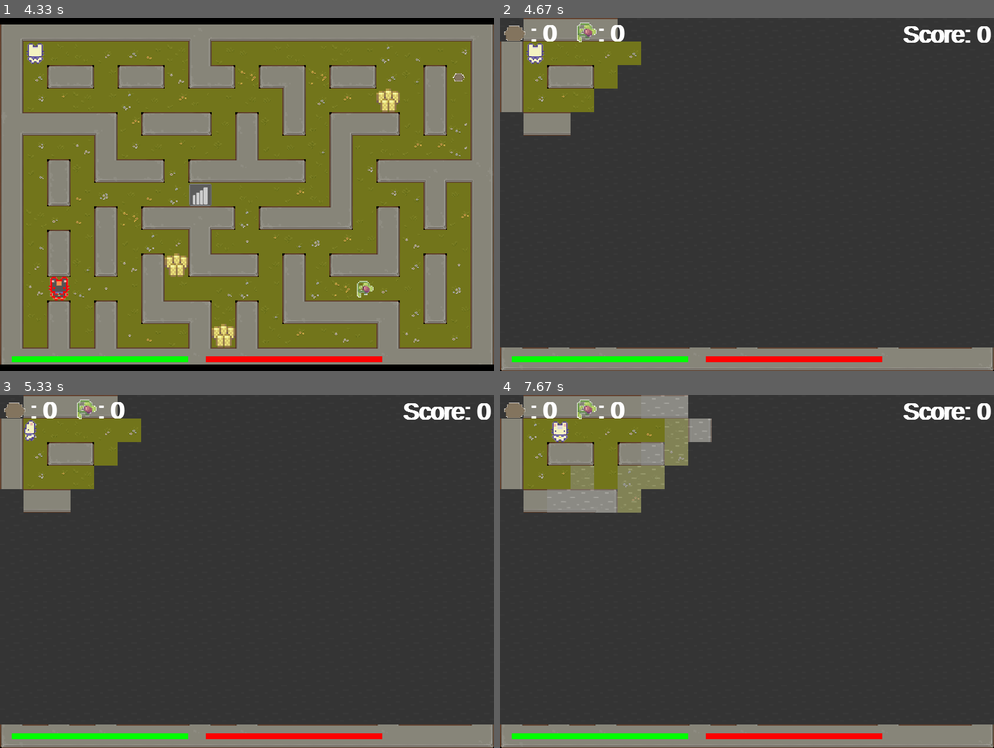
Above: before the commit, frames 1-4 (two rows, left to right).
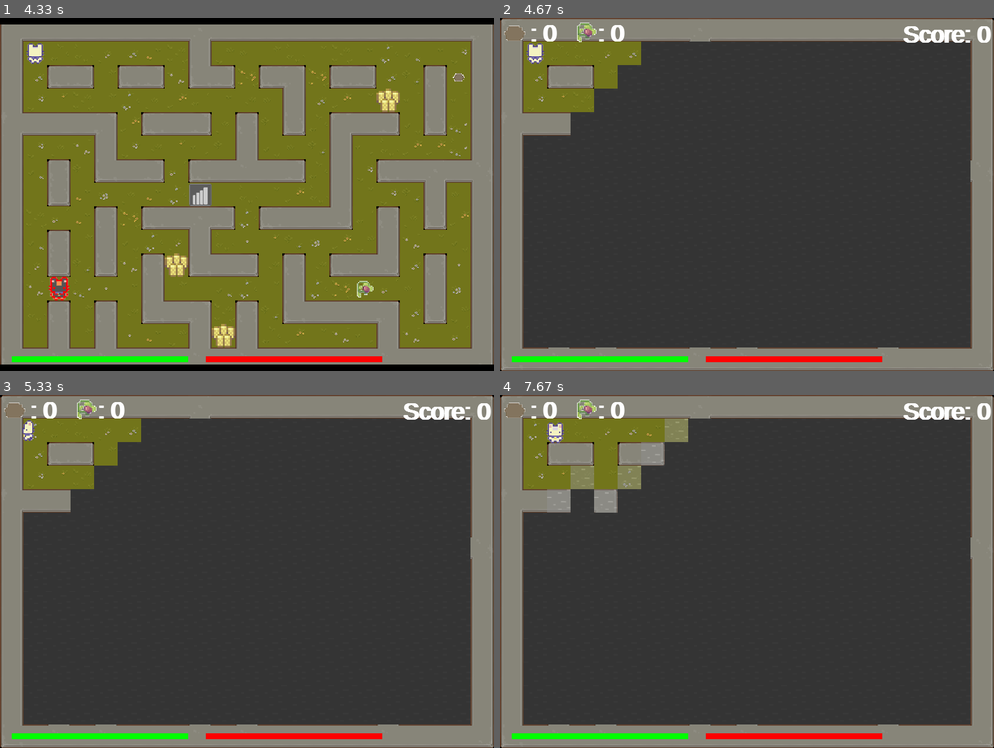
Above: after the commit, the same moments.

Repository: iiimagnum/PYgame_GROUP1
Game: pygame game, started from PygameProject/codes/Main.py
The game is run twice, just before and just after one commit, with the same random seed, the same clock (stepped at 60 frames per second) and the same inputs.
Inputs:
- Up to frame 1 (4.33 s): no input
- Up to frame 2 (4.67 s): no input
- Up to frame 3 (5.33 s): hold Left from 5.07 s (still down)
- Up to frame 4 (7.67 s): release Left at 5.53 s; hold Right 5.57-6.03 s; hold Up 6.07-6.37 s; hold Right 6.4-6.87 s; hold Left 6.9-7.43 s; hold Down from 7.47 s (still down)

Frame 1 is identical in both runs. In frame 2, 12% of the frame differs, in the area x 0-100%, y 0-94%; in frame 3, 12%; in frame 4, 13%.

Commit message:
*改进人物碰撞检测

Diff:
--- a/PygameProject/codes/Player.py
+++ b/PygameProject/codes/Player.py
@@ -30,9 +30,12 @@
                 #img.set_colorkey((255, 255, 255))
                 collect.append(img)
             self.images.append(collect)
-            self.image = self.images[0][0]
-            self.rect = self.image.get_rect()
+        self.image = self.images[0][0]
+        self.rect = self.image.get_rect()
         self.rect.center = (self.x, self.y)
+        #self.collideRects=[self.images[0][0].get_rect(),self.images[2][0].get_rect()]
+        #self.collideRects[0].center=(self.x,self.y)
+        #self.collideRects[1].center=(self.x,self.y)
 
     def update(self, space, up, down, left, right, wallMask):
         '''
@@ -89,8 +92,8 @@
                 self.y -= PLAYER_SPEED
                 self.rect.center = (self.x, self.y)
                 offset = wallMask.get_rect().x - self.rect.topleft[0], wallMask.get_rect().y - self.rect.topleft[1]
-                pos = self.getMask().overlap(wallMask, offset)
-                if pos is not None:
+
+                if self.ifCollide(wallMask,offset):
                     #print(f"collide pos is {pos[0], pos[1]}")                #if len(pygame.sprite.spritecollide(self, walls, False)):
                     self.y += PLAYER_SPEED
             self.state = 0
@@ -99,14 +102,32 @@
                 self.frame = (self.frame + 1) % 4
                 self.change = 0
             self.image = self.images[self.state][self.frame]
+            self.rect = self.image.get_rect()
+            self.rect.center = (self.x, self.y)
+            #if (int(self.x / CellSize) - 0.5) * CellSize>self.rect.topleft[0] or (int(self.x / CellSize) + 0.5) * CellSize<self.rect.topleft[0]:
+                #print("Collided!")
+
+            offset = wallMask.get_rect().x - self.rect.topleft[0], wallMask.get_rect().y - self.rect.topleft[1]
+            if self.ifCollide(wallMask, offset):
+
+                #print(f"cur Maze Pos{int(self.x/CellSize),int(self.y/CellSize)}")
+                #print(f"self.x{self.x}  cellX{int(self.x / CellSize) * CellSize}  rectwidth{self.rect.width}")
+                smallX = self.x
+                if self.x > (int(self.x / CellSize) + 0.5) * CellSize:
+                    smallX = 2 * (int(self.x / CellSize) + 0.5) * CellSize - self.x
+                if (int(self.x / CellSize)*CellSize - (smallX - self.rect.width / 2)) < (self.rect.width / 4):
+                    print(f"Start adjust")
+                    self.x = max((int(self.x / CellSize)) * CellSize + self.rect.width / 2, self.x)#check left
+                    self.x = min((int(self.x / CellSize) + 1) * CellSize - self.rect.width / 2, self.x)#check right
+                    self.rect.center = (self.x, self.y)
 
         if down:  # down
             if self.rect.centery <= WIN_SIZE_Y - self.rect.height / 2:
                 self.y += PLAYER_SPEED
                 self.rect.center = (self.x, self.y)
                 offset = wallMask.get_rect().x - self.rect.topleft[0], wallMask.get_rect().y - self.rect.topleft[1]
-                pos = self.getMask().overlap(wallMask, offset)
-                if pos is not None:
+
+                if self.ifCollide(wallMask,offset):
                     #print(f"collide pos is {pos[0], pos[1]}")                #if len(pygame.sprite.spritecollide(self, walls, Fase)):
                     self.y -= PLAYER_SPEED
             self.state = 1
@@ -115,14 +136,30 @@
                 self.frame = (self.frame + 1) % 4
                 self.change = 0
             self.image = self.images[self.state][self.frame]
+            self.rect = self.image.get_rect()
+            self.rect.center = (self.x, self.y)
+            #if (int(self.x / CellSize) - 0.5) * CellSize>self.rect.topleft[0] or (int(self.x / CellSize) + 0.5) * CellSize<self.rect.topleft[0]:
+                #print("Collided!")
+            offset = wallMask.get_rect().x - self.rect.topleft[0], wallMask.get_rect().y - self.rect.topleft[1]
+            if self.ifCollide(wallMask, offset):
+                # print(f"cur Maze Pos{int(self.x/CellSize),int(self.y/CellSize)}")
+                # print(f"self.x{self.x}  cellX{int(self.x / CellSize) * CellSize}  rectwidth{self.rect.width}")
+                smallX=self.x
+                if self.x>(int(self.x/CellSize)+0.5)*CellSize:
+                    smallX=2*(int(self.x/CellSize)+0.5)*CellSize-self.x
+                if (int(self.x/CellSize)*CellSize-(smallX-self.rect.width/2))<(self.rect.width/4):
+                    print(f"Start adjust")
+                    self.x = max((int(self.x / CellSize)) * CellSize + self.rect.width / 2, self.x)  # check left
+                    self.x = min((int(self.x / CellSize) + 1) * CellSize - self.rect.width / 2, self.x)  # check right
+                    self.rect.center = (self.x, self.y)
 
         if left:  # left
             if self.rect.centerx >= self.rect.width / 2:
                 self.x -= PLAYER_SPEED
                 self.rect.center = (self.x, self.y)
                 offset = wallMask.get_rect().x - self.rect.topleft[0], wallMask.get_rect().y - self.rect.topleft[1]
-                pos=self.getMask().overlap(wallMask,offset)
-                if pos is not None:
+
+                if self.ifCollide(wallMask,offset):
                     #print(f"collide pos is {pos[0], pos[1]}")                #collided_walls = pygame.sprite.spritecollide(self, walls, False)
                 #if len(collided_walls):
                     self.x += PLAYER_SPEED
@@ -133,13 +170,32 @@
                 self.change = 0
             self.image = self.images[self.state][self.frame]
 
+            self.rect = self.image.get_rect()
+
+            self.rect.center = (self.x, self.y)
+            # if (int(self.x / CellSize) - 0.5) * CellSize>self.rect.topleft[0] or (int(self.x / CellSize) + 0.5) * CellSize<self.rect.topleft[0]:
+            # print("Collided!")
+            offset = wallMask.get_rect().x - self.rect.topleft[0], wallMask.get_rect().y - self.rect.topleft[1]
+            if self.ifCollide(wallMask, offset):
+                # print(f"cur Maze Pos{int(self.x/CellSize),int(self.y/CellSize)}")
+                # print(f"self.x{self.x}  cellX{int(self.x / CellSize) * CellSize}  rectwidth{self.rect.width}")
+                smallY=self.y
+                if smallY>(int(self.y/CellSize)+0.5)*CellSize:
+                    smallY=(int(self.y/CellSize)+0.5)*CellSize*2-self.y
+
+                if (int(self.y/CellSize)*CellSize-(smallY-self.rect.height/2) )< (self.rect.height / 4):
+                    print(f"Start adjust")
+                    self.y = max((int(self.y / CellSize)) * CellSize + self.rect.height / 2, self.y)  # check left
+                    self.y = min((int(self.y/ CellSize) + 1) * CellSize - self.rect.height / 2, self.y)  # check right
+                    self.rect.center = (self.x, self.y)
+
         if right:  # right
             if self.rect.centerx <= WIN_SIZE_X - self.rect.width / 2:
                 self.x += PLAYER_SPEED
                 self.rect.center = (self.x, self.y)
                 offset = wallMask.get_rect().x - self.rect.topleft[0], wallMask.get_rect().y - self.rect.topleft[1]
-                pos = self.getMask().overlap(wallMask, offset)
-                if pos is not None:
+
+                if self.ifCollide(wallMask,offset):
                     #print(f"collide pos is {pos[0], pos[1]}")                #if len(pygame.sprite.spritecollide(self, walls, False)):
                     self.x -= PLAYER_SPEED
             self.state = 3
@@ -148,10 +204,31 @@
                 self.frame = (self.frame + 1) % 4
                 self.change = 0
             self.image = self.images[self.state][self.frame]
+
+            self.rect = self.image.get_rect()
+            self.rect.center = (self.x, self.y)
+            # if (int(self.x / CellSize) - 0.5) * CellSize>self.rect.topleft[0] or (int(self.x / CellSize) + 0.5) * CellSize<self.rect.topleft[0]:
+            # print("Collided!")
+            offset = wallMask.get_rect().x - self.rect.topleft[0], wallMask.get_rect().y - self.rect.topleft[1]
+            if self.ifCollide(wallMask, offset):
+                # print(f"cur Maze Pos{int(self.x/CellSize),int(self.y/CellSize)}")
+                # print(f"self.x{self.x}  cellX{int(self.x / CellSize) * CellSize}  rectwidth{self.rect.width}")
+                smallY=self.y
+                if smallY>(int(self.y/CellSize)+0.5)*CellSize:
+                    smallY=(int(self.y/CellSize)+0.5)*CellSize*2-self.y
+                if (int(self.y/CellSize)*CellSize-(smallY-self.rect.height/2) )< (self.rect.height / 4):
+                    print(f"Start adjust")
+                    self.y = max((int(self.y / CellSize)) * CellSize + self.rect.height / 2, self.y)  # check left
+                    self.y = min((int(self.y/ CellSize) + 1) * CellSize - self.rect.height / 2, self.y)  # check right
+                    self.rect.center = (self.x, self.y)
+
+
         self.rect.center = (self.x, self.y)
 
 
     def draw(self, surface):
+
+        #self.getMask().to_surface(surface,dest=self.rect.topleft) #Test collide area
         surface.blit(self.image, self.rect)
         health_percent = self.health / 100 if self.health >= 0 else 0
         power_percent = self.power / 100 if self.power >= 0 else 0
@@ -166,4 +243,13 @@
         '''
 
     def getMask(self):
-        return  pygame.mask.from_surface(self.image)
+        return  pygame.mask.from_surface(self.images[self.state][0])
+
+    def ifCollide(self, wallMask,offset):
+        imgRect=self.images[self.state][0].get_rect()
+        colNum=self.getMask().overlap_area(wallMask,offset)
+        if colNum<=imgRect.width*imgRect.height/45+5:
+            return False
+        else:
+            #print(f"Now collide{colNum}, accepted num{imgRect.width*imgRect.height/45}")
+            return True
--- a/PygameProject/codes/WarFog.py
+++ b/PygameProject/codes/WarFog.py
@@ -113,10 +113,10 @@
                     self.fogMaze[iy, ix].hasVisited = True
                     stack.append((iy, ix, curDis + 1))
 
-        for y in range(MAZE_Y * 2 ):
-            for x in range(MAZE_X * 2 + 1):
+        for y in range(1,MAZE_Y * 2 ):
+            for x in range(1,MAZE_X * 2):
                 if (y,x) in passList:
-                    print(f"Now pass{(y,x)}")
+                    #print(f"Now pass{(y,x)}")
                     continue
                 else:
                     self.fogMaze[y,x].draw(surface)
